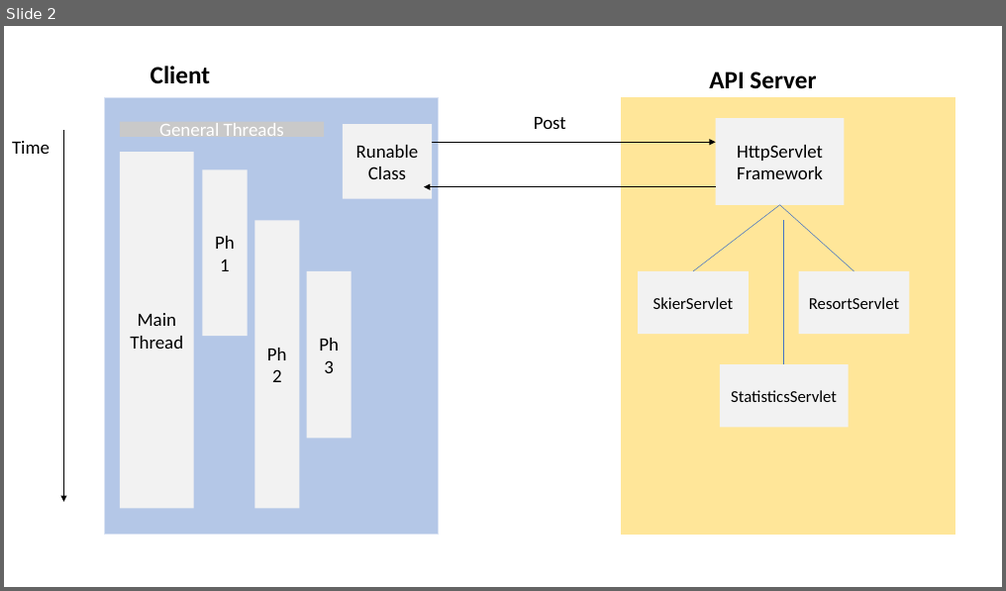
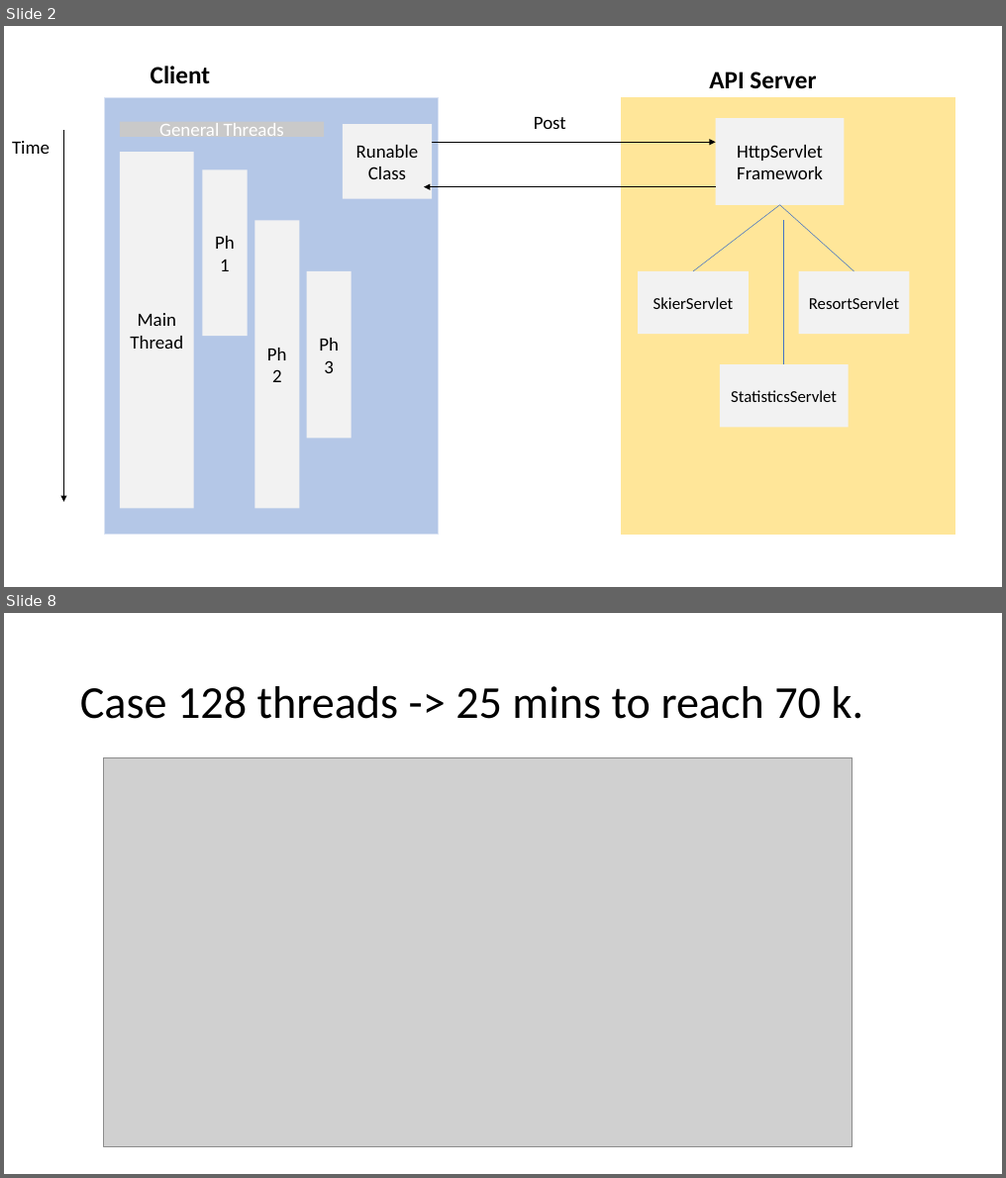
Before and after one commit to fjprobos/CS6650-Distributed-System, a slide deck: lab6/CS6650 Lab 6.pptx. Shown one above the other, each under a label of ours: slide 2 before the commit, slides 2 and 8 after it; the slides between them are not shown. The pictures are 1006x591 and 1006x1178 pixels, drawn with LibreOffice and Linux fonts; fonts in the diff are those of the drawing; grey boxes stand for pictures. Boxes give left, top, right and bottom in pixels: in the first picture for what was removed or moved away, otherwise in the second. Text is boxed around its words. In the diff, an @@ line names an element or a change of style, - is before the commit and + after.

```diff
--- a/lab6/CS6650 Lab 6.pptx
+++ b/lab6/CS6650 Lab 6.pptx
@@ slide 8 added at (x1=4, y1=613, x2=1002, y2=1174), background #FFFFFF @@
@@ text added at (x1=80, y1=686, x2=864, y2=719), 44 pt, text #000000 @@
+Case 128 threads -> 25 mins to reach 70 k.
@@ picture added at (x1=104, y1=758, x2=852, y2=1147) @@
```
Also in this commit, not shown: 1 slide changed, 8 other slides added.
